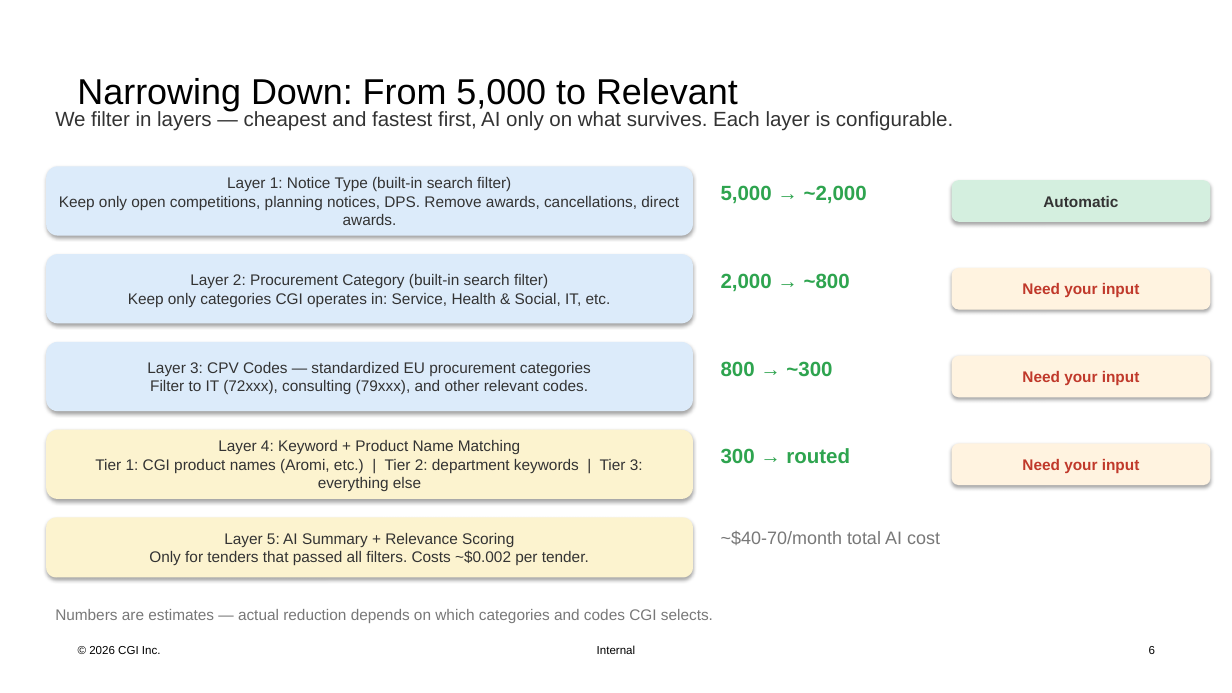
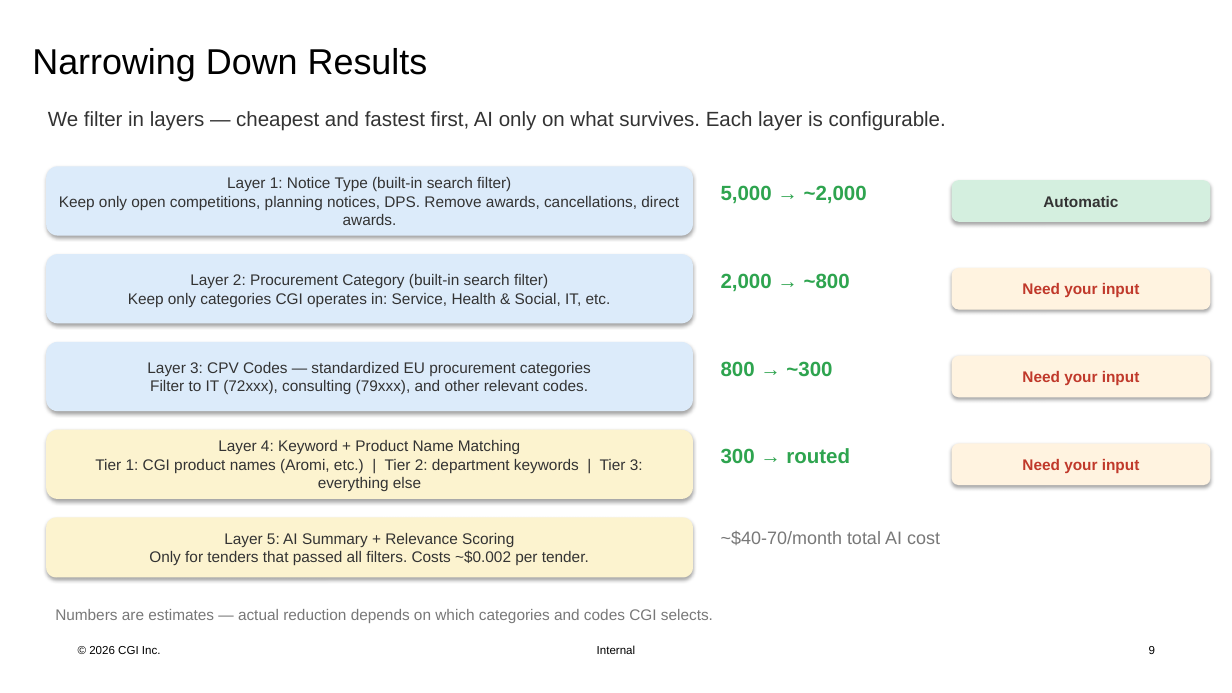
Before and after one commit to VillePajala/rfq-management, a slide deck: slide 9 of Tender_Intelligence_CGI.pptx (slide 6 before the commit). Drawn at 1232x693 pixels with LibreOffice and Linux fonts; fonts in the diff are those of the drawing. Boxes give left, top, right and bottom in pixels: in the first picture for what was removed or moved away, otherwise in the second. Text is boxed around its words. In the diff, an @@ line names an element or a change of style, - is before the commit and + after.

```diff
--- a/Tender_Intelligence_CGI.pptx
+++ b/Tender_Intelligence_CGI.pptx
@@ title at <box>32,48,428,81</box>: text changed @@
-Narrowing Down: From 5,000 to Relevant
+Narrowing Down Results
@@ text "We filter in layers — ...": place and size @@
-text "We filter in layers — ..." at <box>55,111,953,131</box>
+text "We filter in layers — ..." at <box>48,111,946,131</box>
```
Also in this commit, not shown: 6 other slides changed, 3 slides added, 1 slide removed, 12 other files.
